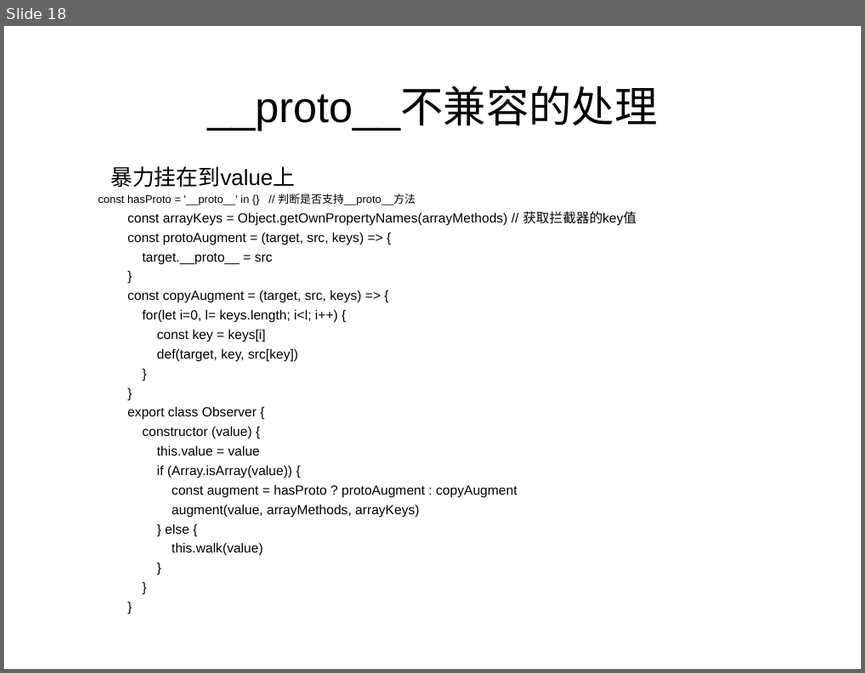
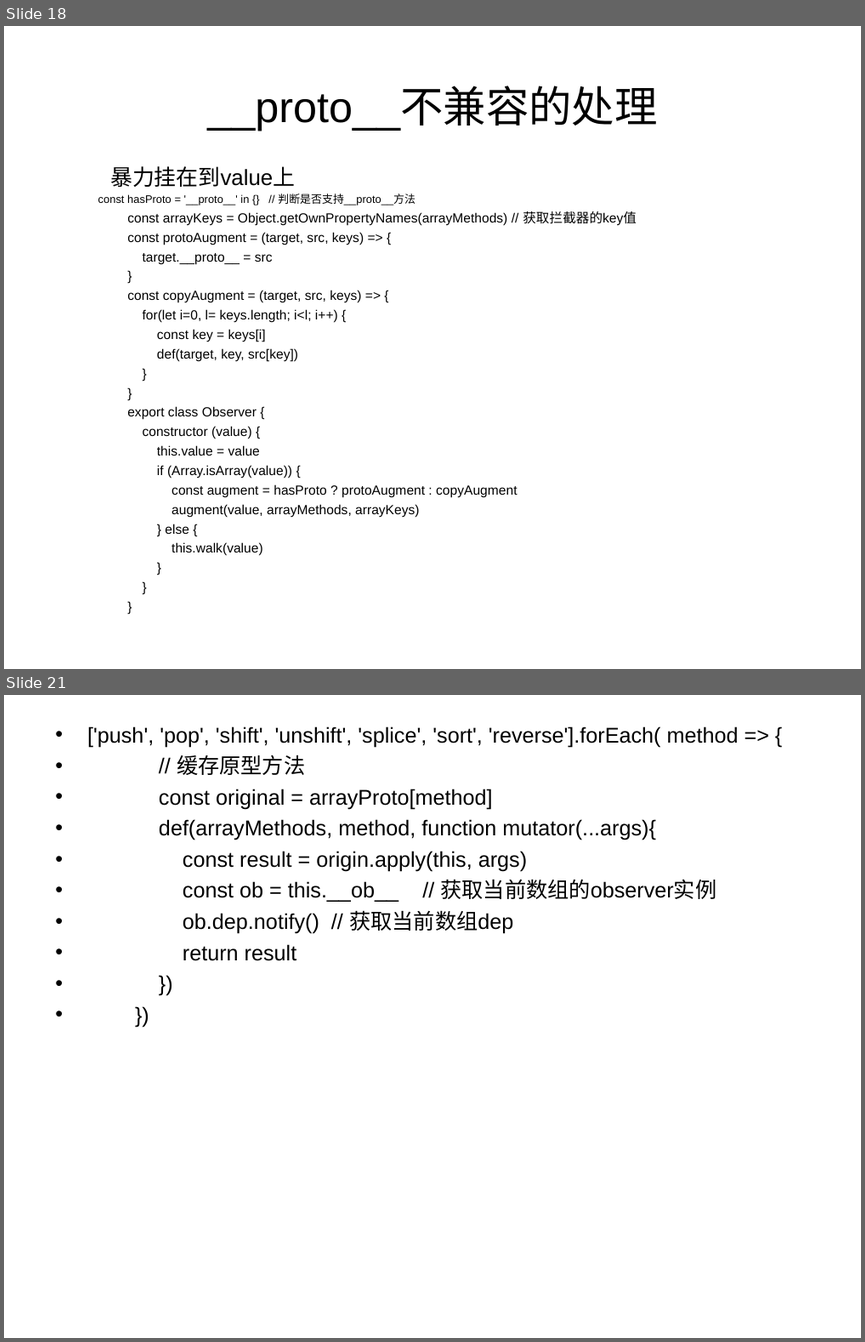
Before and after one commit to liyanjunCode/miniPrograme, a slide deck: vue.ppt. Shown one above the other, each under a label of ours: slide 18 before the commit, slides 18 and 21 after it; the slides between them are not shown. The pictures are 865x673 and 865x1342 pixels, drawn with LibreOffice and Linux fonts; fonts in the diff are those of the drawing. Boxes give left, top, right and bottom in pixels: in the first picture for what was removed or moved away, otherwise in the second. Text is boxed around its words. In the diff, an @@ line names an element or a change of style, - is before the commit and + after.

```diff
--- a/vue.ppt
+++ b/vue.ppt
@@ slide 21 added at [4,695,861,1338], background #FFFFFF @@
@@ text added at [87,726,738,961], 18 pt, text #000000 @@
+• ['push', 'pop', 'shift', 'unshift', 'splice', 'sort', 'reverse'].forEach( method => {
+• // 缓存原型方法
+• const original = arrayProto[method]
+• def(arrayMethods, method, function mutator(...args){
+• const result = origin.apply(this, args)
+• const ob = this.__ob__ // 获取当前数组的observer实例
+• ob.dep.notify() // 获取当前数组dep
+• return result
+• })
+• })
```
Also in this commit, not shown: 1 slide changed, 3 other slides added.
